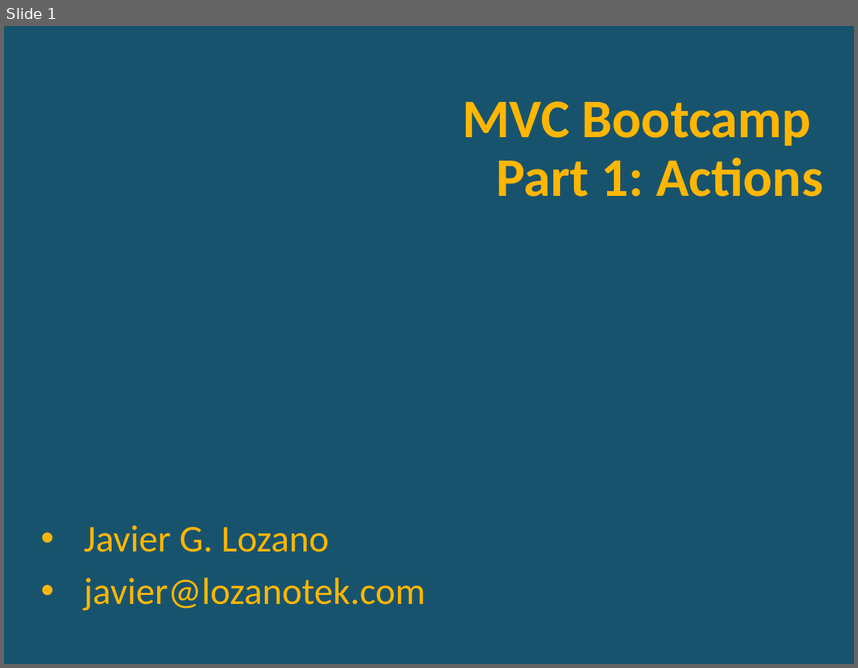
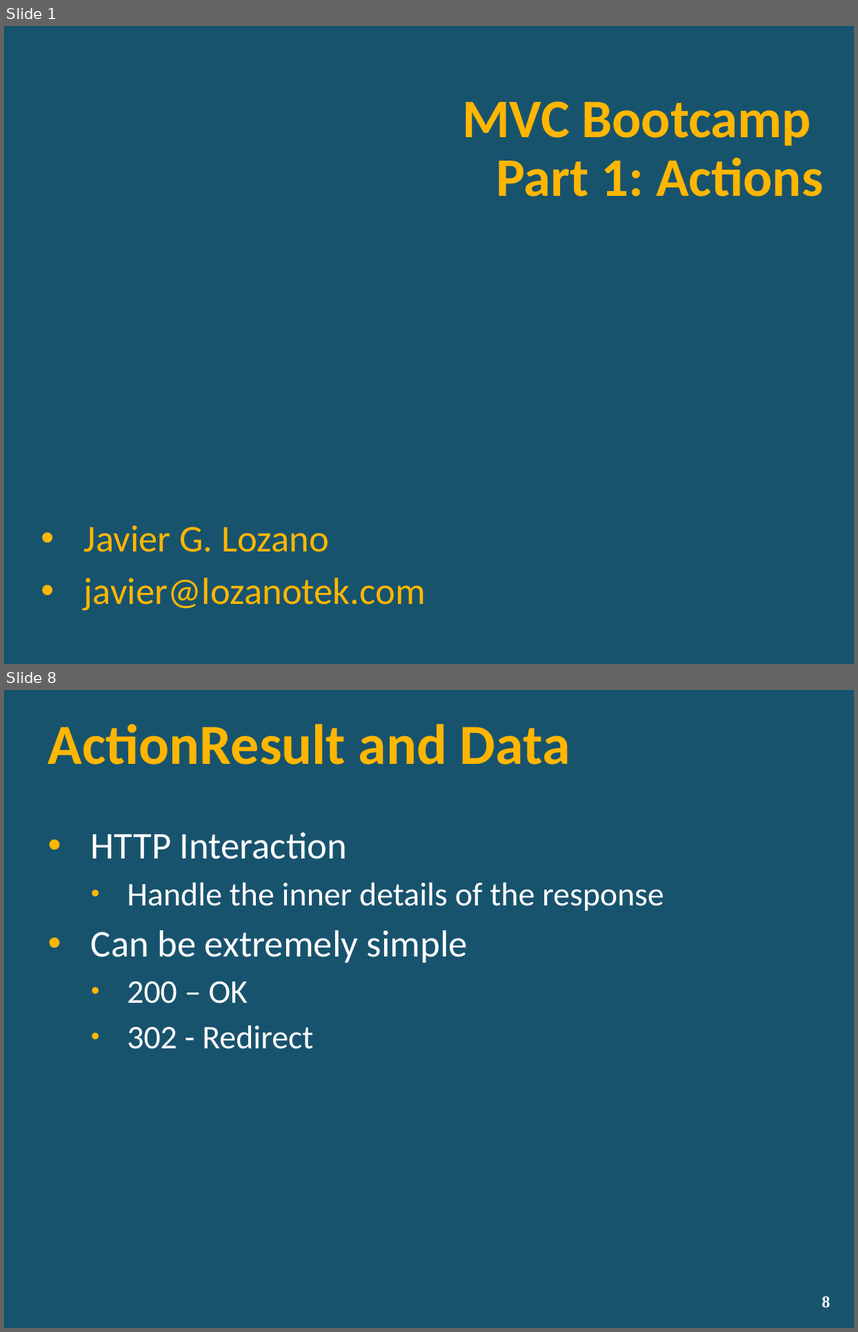
Before and after one commit to lozanotek/MVCBootcamp, a slide deck: slides/part1_actions.pptx. Shown one above the other, each under a label of ours: slide 1 before the commit, slides 1 and 8 after it; the slides between them are not shown. The pictures are 858x668 and 858x1332 pixels, drawn with LibreOffice and Linux fonts; fonts in the diff are those of the drawing; background and template pictures are left out. Boxes give left, top, right and bottom in pixels: in the first picture for what was removed or moved away, otherwise in the second. Text is boxed around its words. In the diff, an @@ line names an element or a change of style, - is before the commit and + after.

```diff
--- a/slides/part1_actions.pptx
+++ b/slides/part1_actions.pptx
@@ slide 8 added at <box>4,690,854,1328</box>, background picture (left out) @@
@@ title added at <box>48,724,570,765</box>, 48 pt, text #FFB601, bold @@
+ActionResult and Data
@@ text added at <box>91,832,664,1049</box>, 28 pt, text #FFFFFF @@
+• HTTP Interaction
+  • Handle the inner details of the response
+• Can be extremely simple
+  • 200 – OK
+  • 302 - Redirect
@@ page number added at <box>822,1296,830,1308</box>, 14 pt, text #FFFFFF, bold @@
+8
```
Also in this commit, not shown: 8 other slides added, 2 slides removed.
